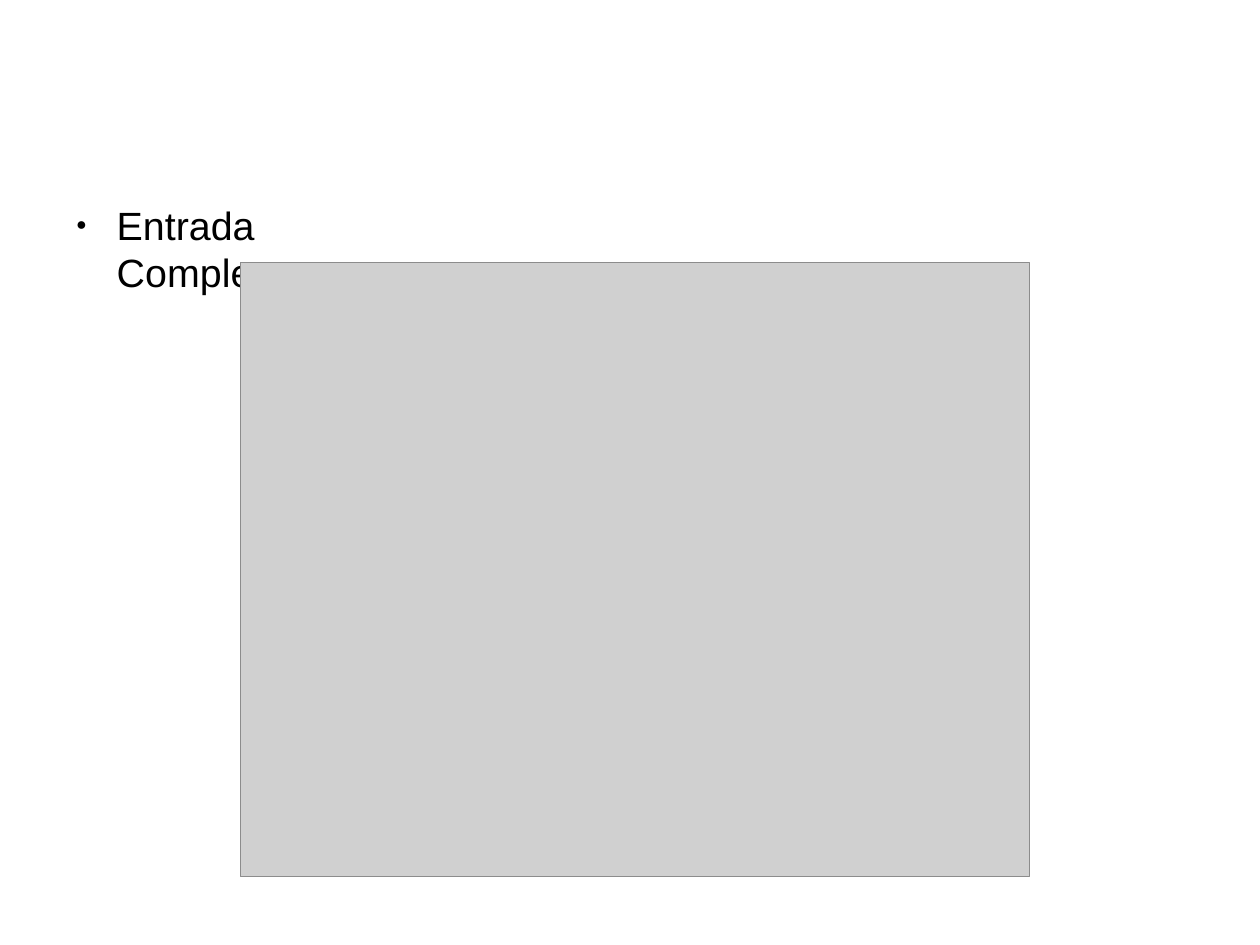
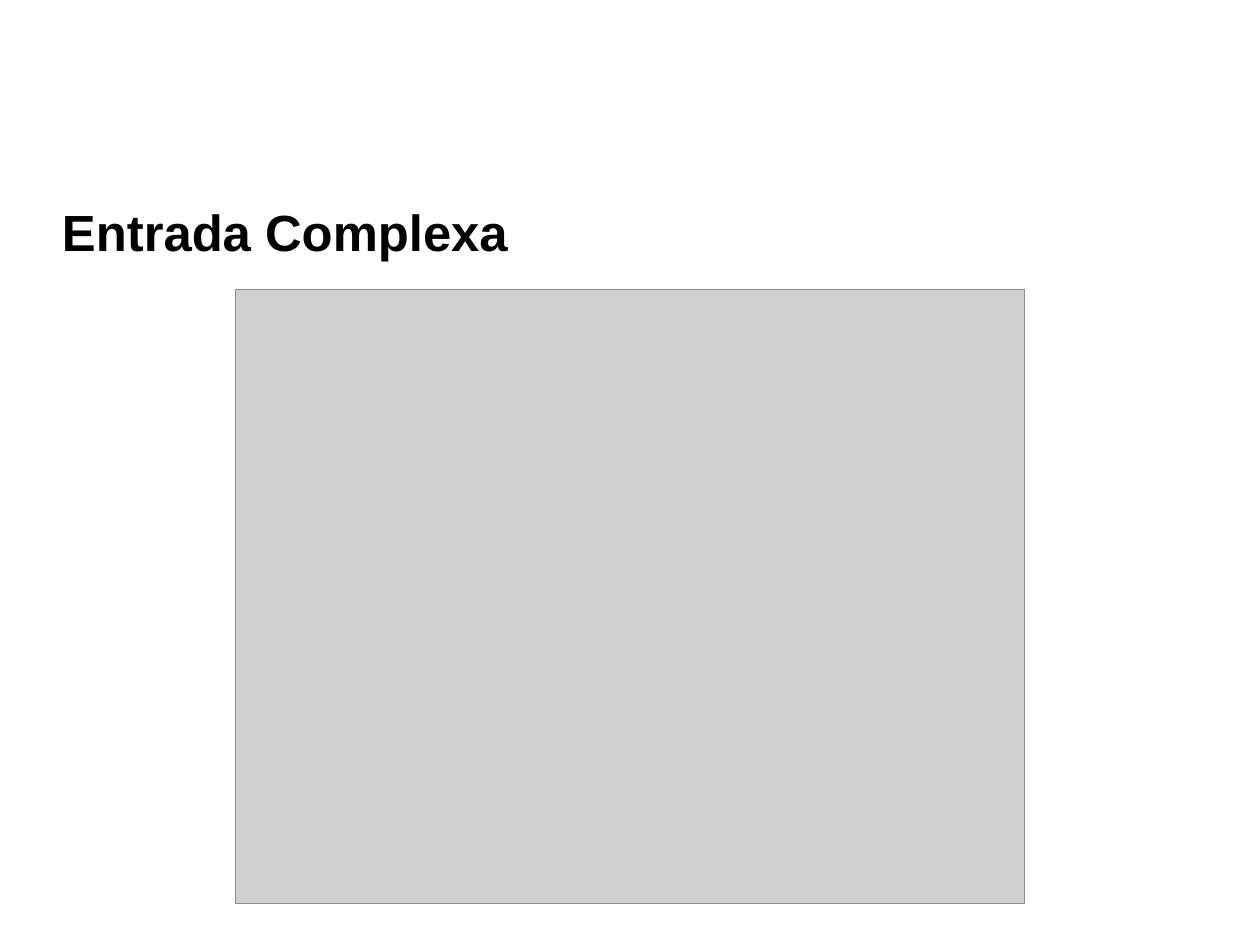
Before and after one commit to redes-2015/simula-rede, a slide deck: slide 4 of slides/slides.odp. Drawn at 1260x945 pixels with LibreOffice and Linux fonts; fonts in the diff are those of the drawing; grey boxes stand for pictures; background and template pictures are left out. Boxes give left, top, right and bottom in pixels: in the first picture for what was removed or moved away, otherwise in the second. Text is boxed around its words. In the diff, an @@ line names an element or a change of style, - is before the commit and + after.

```diff
--- a/slides/slides.odp
+++ b/slides/slides.odp
@@ text "Entrada Complexa" at [62, 214, 508, 262]: size 24.8 to 32 pt, bold on; bullet ● to none @@
@@ picture: place and size @@
-picture at [240, 263, 1029, 877]
+picture at [236, 290, 1024, 904]
```
Also in this commit, not shown: 10 other slides changed.
